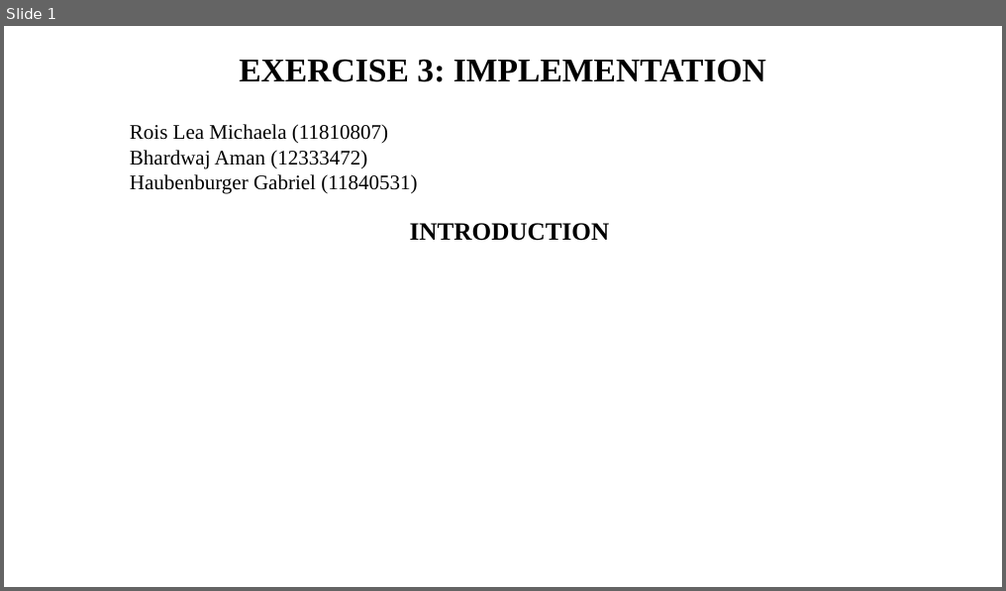
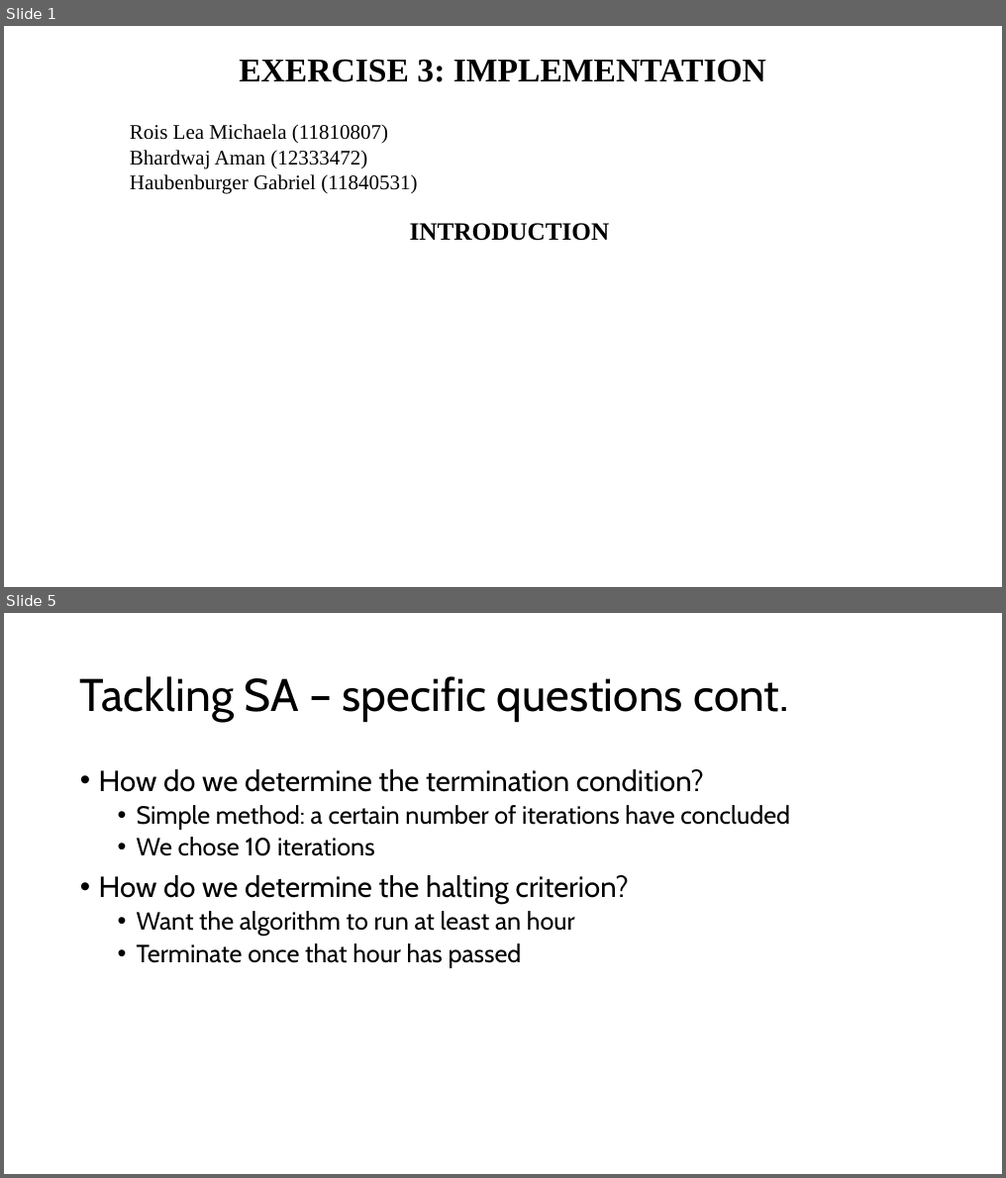
Before and after one commit to amanfc7/Machine-Learaning, a slide deck: ex3/TODO_presentation_ex_3.pptx. Shown one above the other, each under a label of ours: slide 1 before the commit, slides 1 and 5 after it; the slides between them are not shown. The pictures are 1006x591 and 1006x1178 pixels, drawn with LibreOffice and Linux fonts; fonts in the diff are those of the drawing. Boxes give left, top, right and bottom in pixels: in the first picture for what was removed or moved away, otherwise in the second. Text is boxed around its words. In the diff, an @@ line names an element or a change of style, - is before the commit and + after.

```diff
--- a/ex3/TODO_presentation_ex_3.pptx
+++ b/ex3/TODO_presentation_ex_3.pptx
@@ slide 5 added at bbox=[4, 613, 1002, 1174], background #FFFFFF @@
@@ title added at bbox=[80, 676, 789, 722], 44 pt, text #000000 @@
+Tackling SA – specific questions cont.
@@ text added at bbox=[99, 769, 790, 968], 24 pt, text #000000 @@
+• How do we determine the termination condition?
+  • Simple method: a certain number of iterations have concluded
+  • We chose 10 iterations
+• How do we determine the halting criterion?
+  • Want the algorithm to run at least an hour
+  • Terminate once that hour has passed
```
Also in this commit, not shown: 2 slides changed, 1 other slide added, 1 other file.
